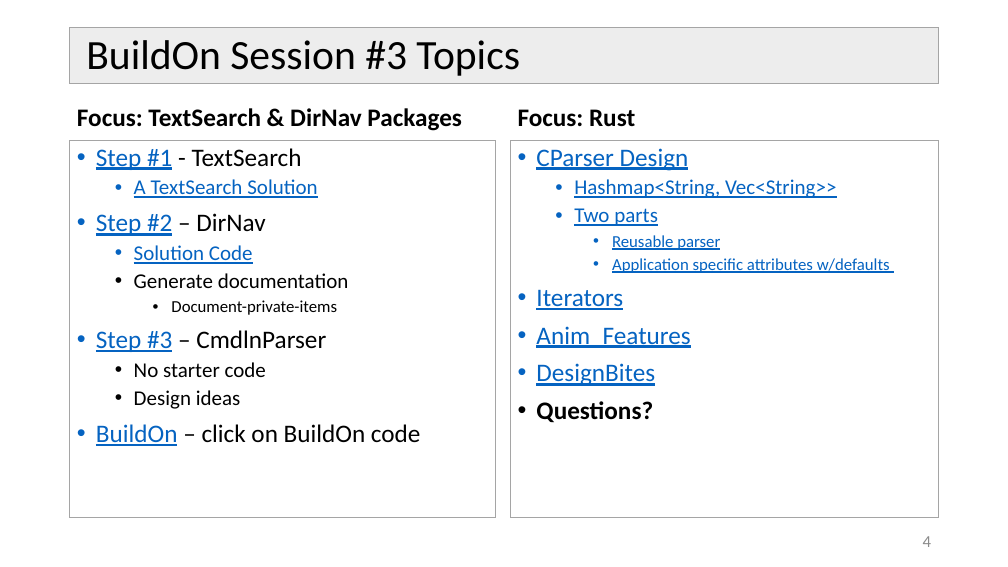
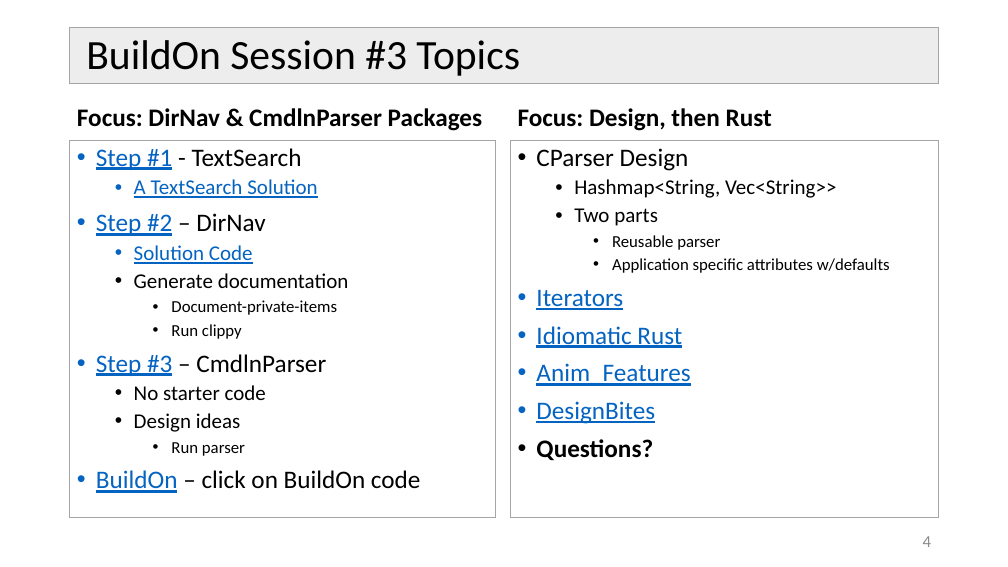
Before and after one commit to JimFawcett/BuildOn, a slide deck: slide 4 of Build-On-4.pptx. Drawn at 1008x567 pixels with LibreOffice and Linux fonts; fonts in the diff are those of the drawing. Boxes give left, top, right and bottom in pixels: in the first picture for what was removed or moved away, otherwise in the second. Text is boxed around its words. In the diff, an @@ line names an element or a change of style, - is before the commit and + after.

Commit message:
added slides for BuildOn#4

```diff
--- a/Build-On-4.pptx
+++ b/Build-On-4.pptx
@@ text at [77, 108, 483, 131]: text changed @@
-Focus: TextSearch & DirNav Packages
+Focus: DirNav & CmdlnParser Packages
@@ text at [518, 108, 772, 131]: text changed @@
-Focus: Rust
+Focus: Design, then Rust
@@ text at [536, 148, 890, 273]: text colour #0563C1 to #000000, underline off in "CParser Design", "Hashmap<String, Vec<String>>", "Two parts", "Reusable parser" and 1 more places @@
@@ text at [171, 324, 242, 339]: paragraph added @@
+    • Run clippy
@@ text at [536, 326, 682, 348]: paragraph added @@
+• Idiomatic Rust
@@ text at [171, 442, 245, 456]: paragraph added @@
+    • Run parser
```
Also in this commit, not shown: 1 other file.
